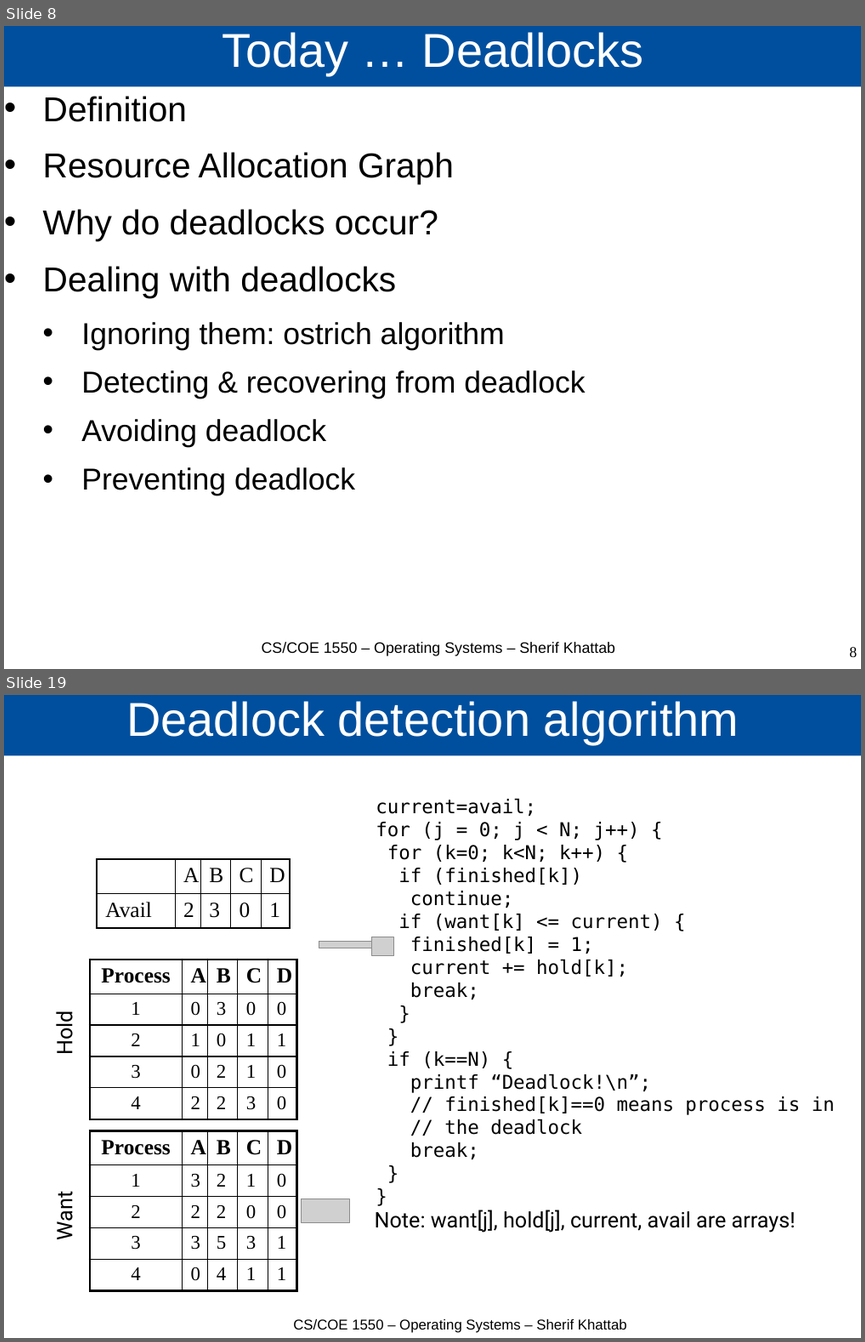
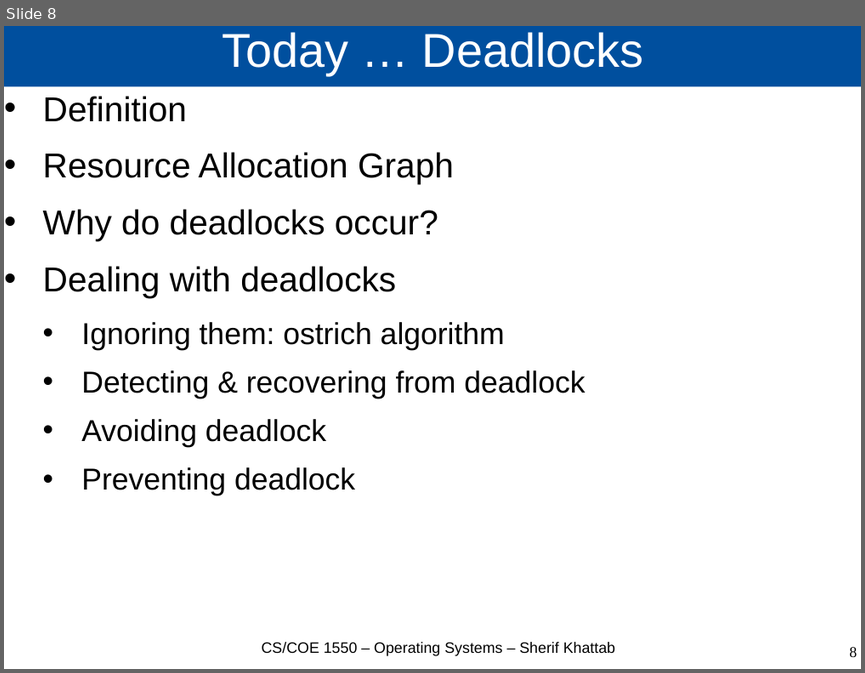
Before and after one commit to cs1550-2224/cs1550-code-handouts, a slide deck: DraftSlides/Lecture12.pptx. Shown one above the other, each under a label of ours: slides 8 and 19 before the commit, slide 8 after it; the slides between them are not shown. The pictures are 865x1342 and 865x673 pixels, drawn with LibreOffice and Linux fonts; fonts in the diff are those of the drawing; grey boxes stand for pictures; background and template pictures are left out. Boxes give left, top, right and bottom in pixels: in the first picture for what was removed or moved away, otherwise in the second. Text is boxed around its words. In the diff, an @@ line names an element or a change of style, - is before the commit and + after.

```diff
--- a/DraftSlides/Lecture12.pptx
+++ b/DraftSlides/Lecture12.pptx
@@ slide 19 removed at (x1=4, y1=695, x2=861, y2=1338), background #FFFFFF @@
@@ title removed at (x1=4, y1=695, x2=861, y2=756) @@
-Deadlock detection algorithm
@@ text removed at (x1=375, y1=798, x2=834, y2=1159) @@
-current=avail;
-for (j = 0; j < N; j++) {
-for (k=0; k<N; k++) {
-if (finished[k])
-continue;
-if (want[k] <= current) {
-finished[k] = 1;
-current += hold[k];
-break;
-}
-}
-if (k==N) {
-printf “Deadlock!\n”;
-// finished[k]==0 means process is in
-// the deadlock
-break;
-}
-}
@@ table removed at (x1=97, y1=859, x2=289, y2=928), 2 rows, 5 columns @@
- | A | B | C | D
-Avail | 2 | 3 | 0 | 1
@@ picture removed at (x1=318, y1=941, x2=388, y2=948) @@
@@ picture removed at (x1=372, y1=936, x2=393, y2=955) @@
@@ table removed at (x1=90, y1=959, x2=296, y2=1121), 5 rows, 5 columns @@
-Process | A | B | C | D
-1 | 0 | 3 | 0 | 0
-2 | 1 | 0 | 1 | 1
-3 | 0 | 2 | 1 | 0
-4 | 2 | 2 | 3 | 0
@@ text removed at (x1=50, y1=1015, x2=78, y2=1053) @@
-Hold
@@ table removed at (x1=90, y1=1130, x2=296, y2=1292), 5 rows, 5 columns @@
-Process | A | B | C | D
-1 | 3 | 2 | 1 | 0
-2 | 2 | 2 | 0 | 0
-3 | 3 | 5 | 3 | 1
-4 | 0 | 4 | 1 | 1
@@ text removed at (x1=50, y1=1196, x2=78, y2=1239) @@
-Want
@@ picture removed at (x1=302, y1=1199, x2=350, y2=1223) @@
@@ text removed at (x1=375, y1=1209, x2=795, y2=1232) @@
-Note: want[j], hold[j], current, avail are arrays!
@@ text removed at (x1=293, y1=1319, x2=627, y2=1333) @@
-CS/COE 1550 – Operating Systems – Sherif Khattab
@@ page number removed at (x1=660, y1=1316, x2=857, y2=1338) @@
-19
```
Also in this commit, not shown: 22 other slides removed, 3 other files.
